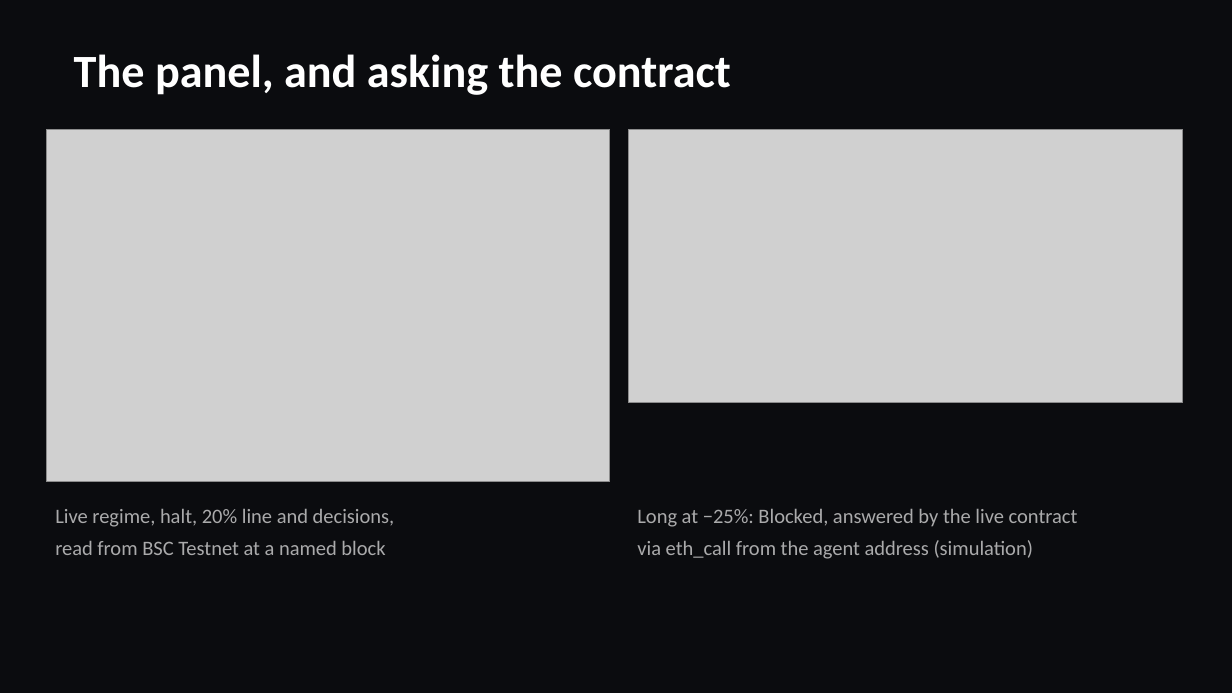
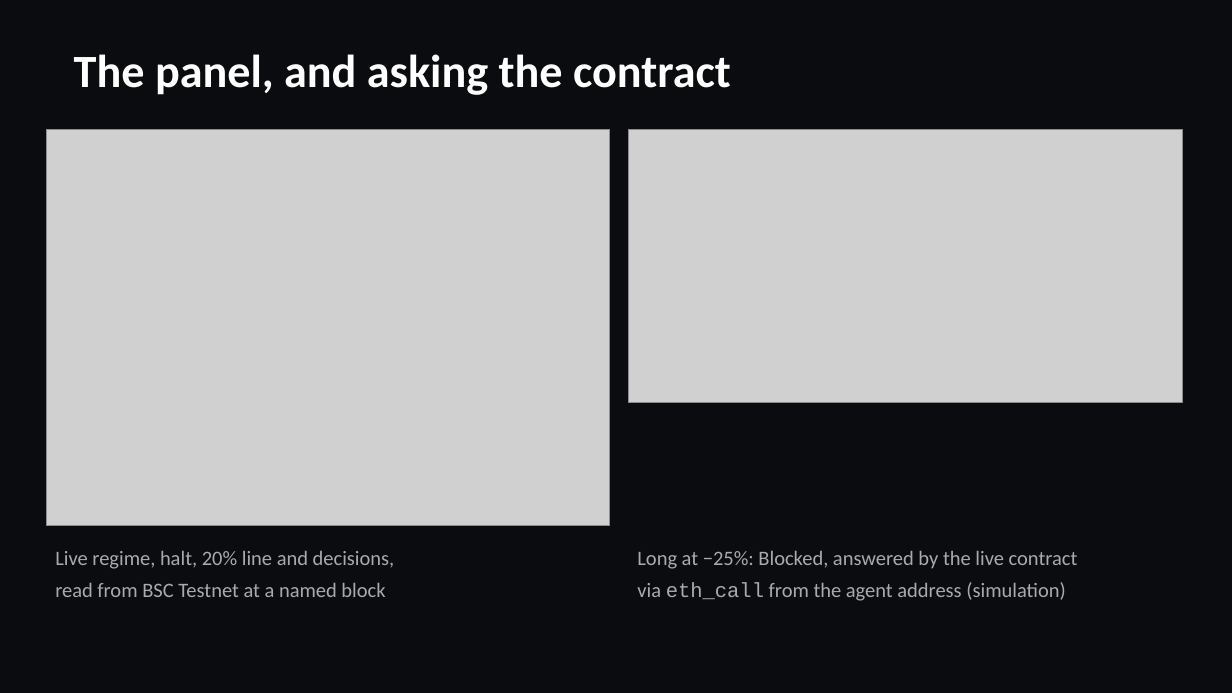
Before and after one commit to Stylenecy/seed-bnb, a slide deck: slide 5 of drift/docs/submission/DRIFT-pitch.pptx. Drawn at 1232x693 pixels with LibreOffice and Linux fonts; fonts in the diff are those of the drawing; grey boxes stand for pictures. Boxes give left, top, right and bottom in pixels: in the first picture for what was removed or moved away, otherwise in the second. Text is boxed around its words. In the diff, an @@ line names an element or a change of style, - is before the commit and + after.

Commit message:
docs(drift): deck sets machine text in mono and links the on-chain sources
box() now sets every backticked span as a mono run, used for
MacroGuard.allowed(signal), recordDecision(...), block 134,042,283,
gas figures, chain IDs and commit 52671ce. Slide 10's "Check it
yourself" heading is white; the BscScan and Sourcify rows are full,
clickable URLs in gold mono (the theme's link colour is gold, since
PowerPoint draws links in it). The panel screenshot on slide 5 is
cropped to the panel, and docProps/app.xml now describes this deck
(widescreen, 10 slides) instead of the template. PDF rebuilt.

```diff
--- a/drift/docs/submission/DRIFT-pitch.pptx
+++ b/drift/docs/submission/DRIFT-pitch.pptx
@@ picture: place and size @@
-picture at [46,129,610,482]
+picture at [46,129,610,526]
@@ text "Live regime, halt, 20% line ...": place and size @@
-text "Live regime, halt, 20% line ..." at [55,509,395,555]
+text "Live regime, halt, 20% line ..." at [55,551,395,597]
@@ text "Long at −25%: Blocked, answered ...": place and size @@
-text "Long at −25%: Blocked, answered ..." at [637,509,1078,559]
+text "Long at −25%: Blocked, answered ..." at [637,551,1078,601]
@@ text at [637,582,1065,601]: font Calibri to Courier New in "eth_call" @@
```
Also in this commit, not shown: 6 other slides changed, 2 other files.
